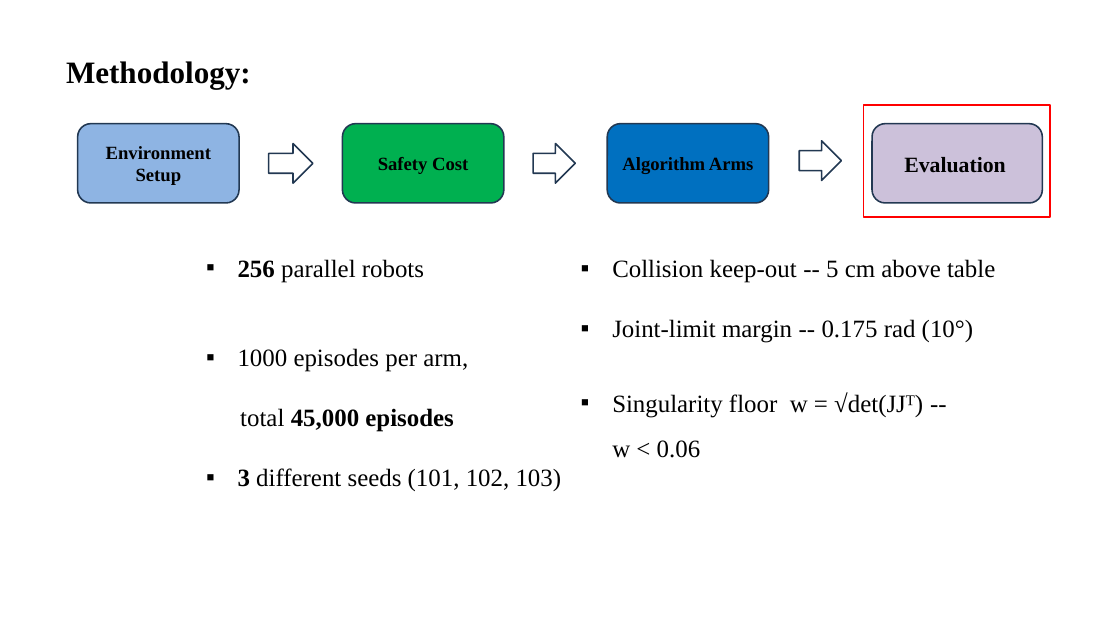
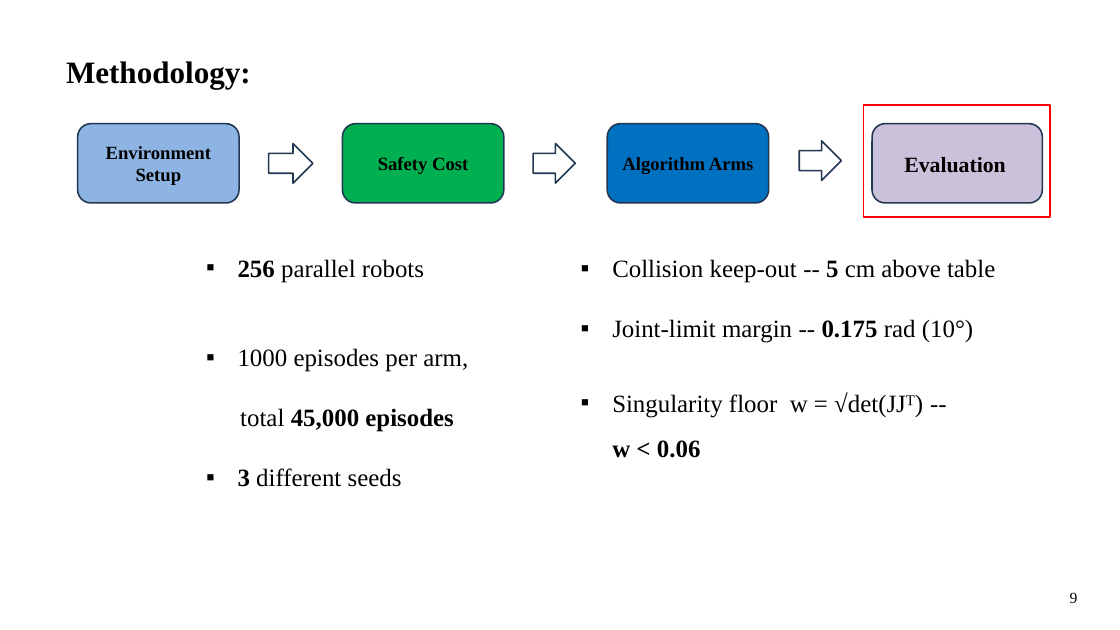
Before and after one commit to abdurRabbi23/ur5-safe-rl-thesis, a slide deck: slide 9 of Thesis_Documentation/Presentaion_slides/main_slide.pptx. Drawn at 1120x630 pixels with LibreOffice and Linux fonts; fonts in the diff are those of the drawing. Boxes give left, top, right and bottom in pixels: in the first picture for what was removed or moved away, otherwise in the second. Text is boxed around its words. In the diff, an @@ line names an element or a change of style, - is before the commit and + after.

```diff
--- a/Thesis_Documentation/Presentaion_slides/main_slide.pptx
+++ b/Thesis_Documentation/Presentaion_slides/main_slide.pptx
@@ text "Collision keep-out -- 5 cm ..." at bbox=[612, 259, 995, 458]: bold on in "5", "0.175", "w < 0.06" @@
@@ text at bbox=[238, 468, 402, 487]: text changed @@
-▪ 3 different seeds (101, 102, 103)
+▪ 3 different seeds
@@ text added at bbox=[1070, 592, 1078, 603], 20 pt, text #000000 @@
+9
```
Also in this commit, not shown: 16 other slides changed, 2 slides added, 1 slide removed, 3 other files.
